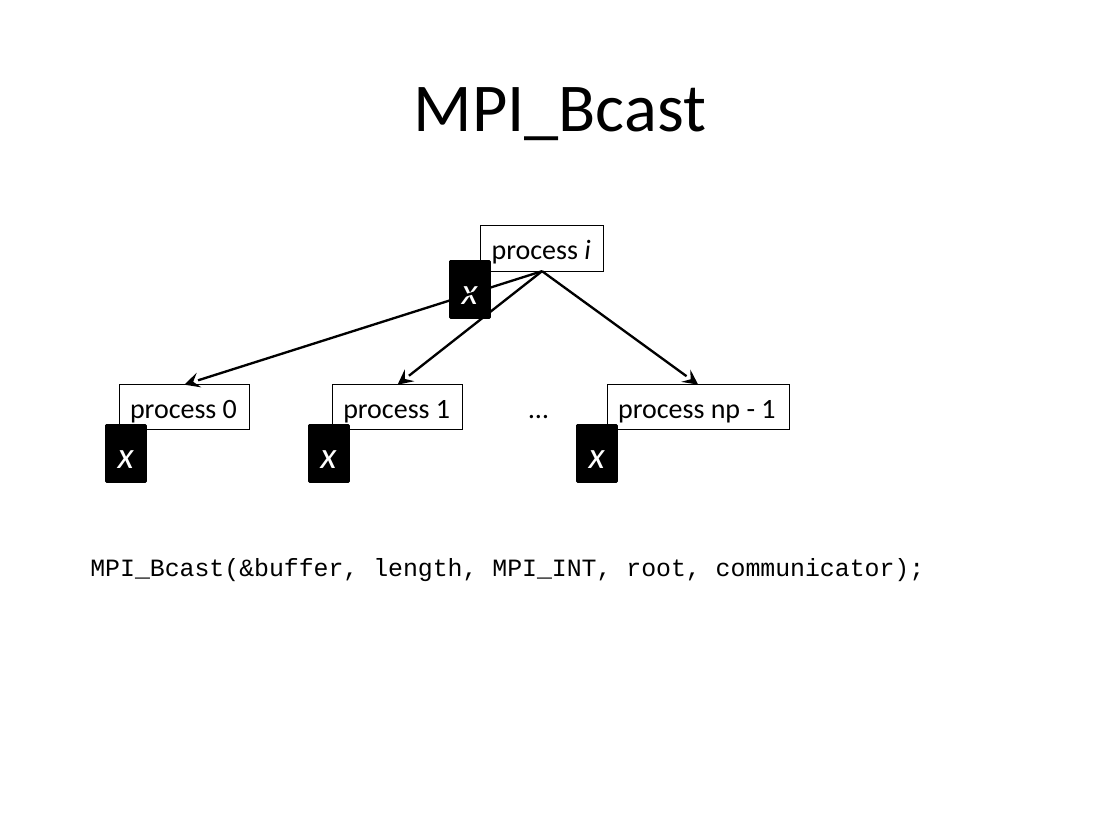
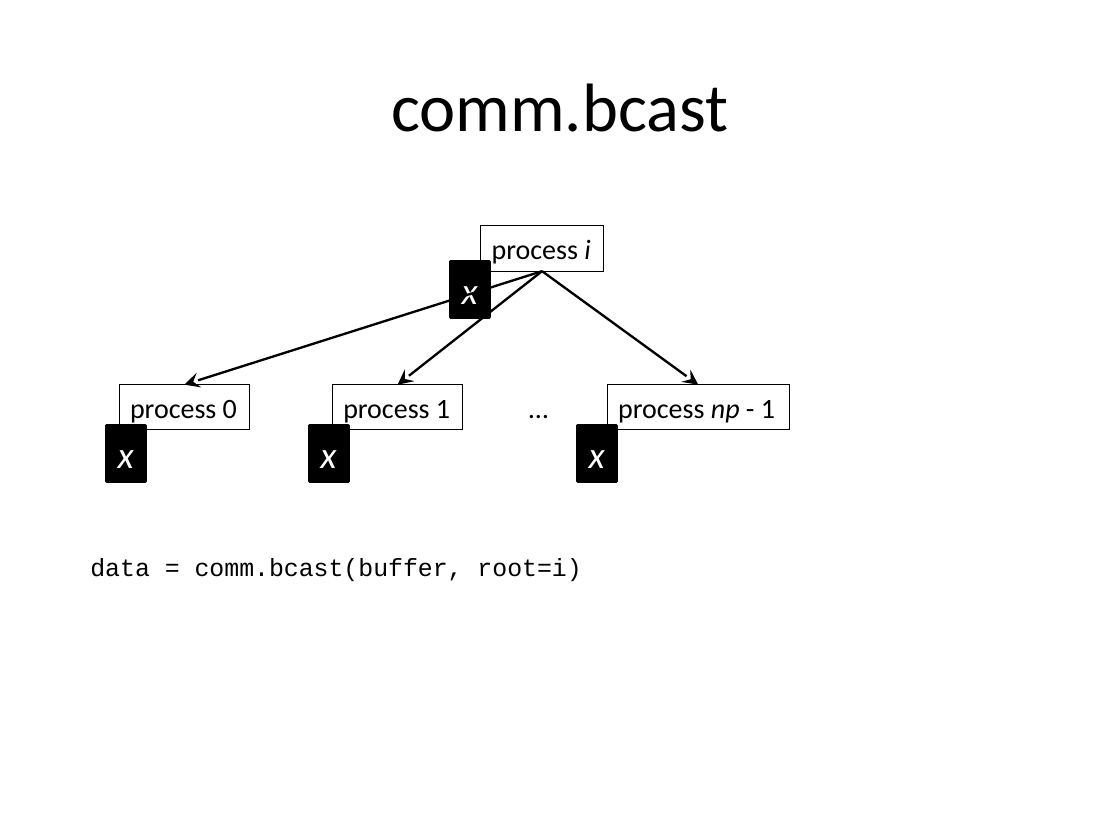
Before and after one commit to gjbex/training-material, a slide deck: slide 15 of Python/Mpi4py/mpi4py.pptx (slide 18 before the commit). Drawn at 1120x840 pixels with LibreOffice and Linux fonts; fonts in the diff are those of the drawing. Boxes give left, top, right and bottom in pixels: in the first picture for what was removed or moved away, otherwise in the second. Text is boxed around its words. In the diff, an @@ line names an element or a change of style, - is before the commit and + after.

```diff
--- a/Python/Mpi4py/mpi4py.pptx
+++ b/Python/Mpi4py/mpi4py.pptx
@@ title at [391,83,728,132]: text changed @@
-MPI_Bcast
+comm.bcast
@@ rectangle "process np - 1" at [607,385,790,430]: italic on in "np" @@
@@ text at [90,558,581,581]: text changed @@
-MPI_Bcast(&buffer, length, MPI_INT, root, communicator);
+data = comm.bcast(buffer, root=i)
```
Also in this commit, not shown: 12 other slides changed, 1 slide added, 2 slides removed.
